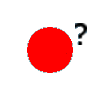
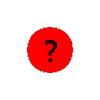
Before/after of a 100px x 100px layered artwork. What changed in the layer stack:
painted on "Background" over [45, 23, 87, 62]
